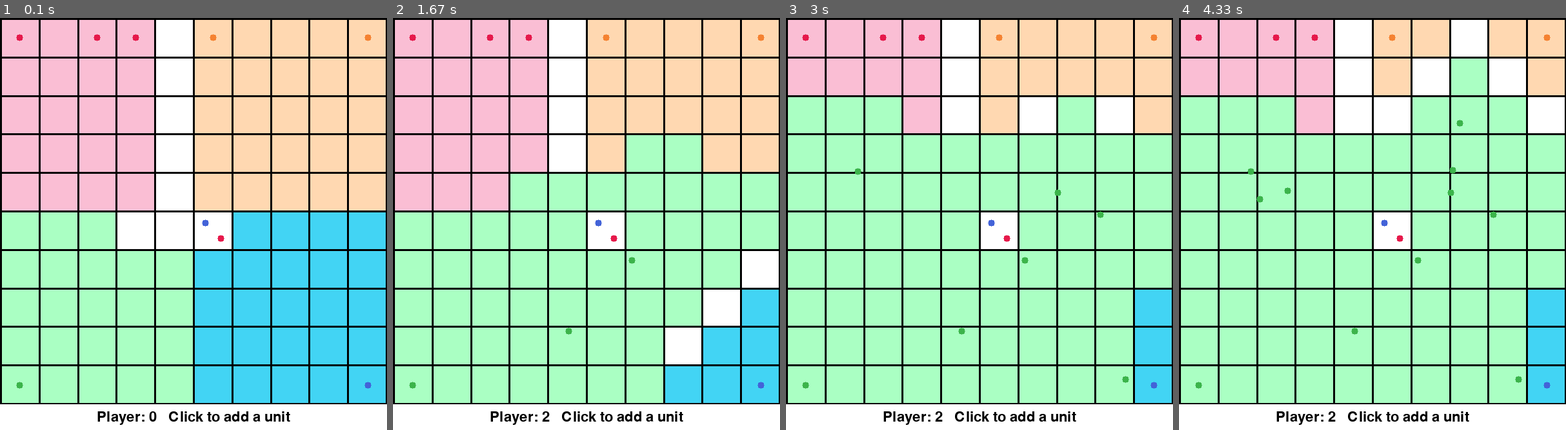
Above: before the commit, frames 1-4 (left to right).
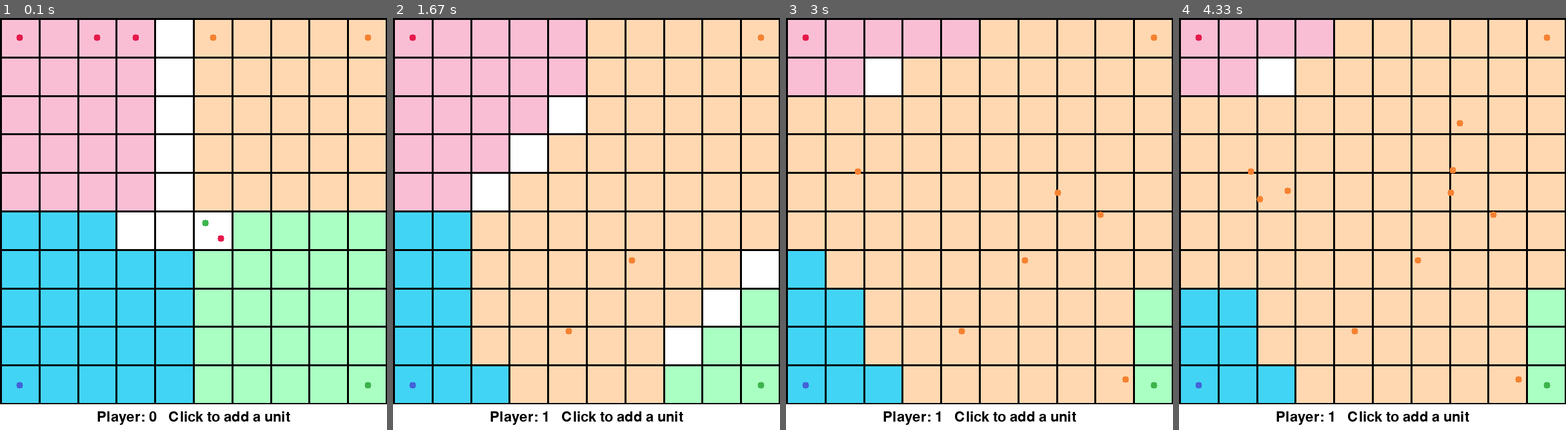
Above: after the commit, the same moments.

Repository: Shreeyak/COMS4444-Voronoi-Sim
Game: pygame game, started from main.py
Same seed, same stepped clock (60 frames per second), same inputs: the game is played once before the commit and once after it.
Inputs (mouse positions are in pixels of both pictures, inside the frame that each line leads up to):
- Up to frame 1 (0.1 s): no input
- Up to frame 2 (1.67 s): tap 2 at 0.33 s; hold R 0.67-1.13 s; click (632, 261) at 1.22 s; click (567, 331) at 1.55 s
- Up to frame 3 (3 s): click (1126, 380) at 1.88 s; click (1056, 191) at 2.22 s; click (1099, 215) at 2.55 s; click (855, 170) at 2.88 s
- Up to frame 4 (4.33 s): click (1457, 121) at 3.22 s; click (1260, 199) at 3.55 s; click (1287, 191) at 3.88 s; click (1453, 170) at 4.22 s

The runs differ from the first frame. In frame 1, 39% of the frame differs, in the area x 0-100%, y 47-94%; in frame 2, 51%; in frame 3, 69%; in frame 4, 74%, in the area x 0-100%, y 0-98%.

Commit message:
Added option to reset the game

Diff:
--- a/main.py
+++ b/main.py
@@ -55,6 +55,19 @@
         self.unit_map = np.zeros((self._MAP_W, self._MAP_W, 4), dtype=np.uint8)
         self.units = []  # List of all the units on the map
         self._occupancy_map = None  # Stores the latest computed occupancy map
+        self.reset()
+
+    def reset(self):
+        self.units = []
+        self.unit_map = np.zeros((self._MAP_W, self._MAP_W, 4), dtype=np.uint8)
+        self._occupancy_map = None  # Stores the latest computed occupancy map
+
+        # Game starts with 1 unit for each player in the corners
+        self.add_units([Unit(0, (0.5, 0.5)),
+                        Unit(1, (0.5, 9.5)),
+                        Unit(2, (9.5, 9.5)),
+                        Unit(3, (9.5, 0.5)),])
+        self.compute_occupancy_map()
 
     def _get_cell_origins(self) -> np.ndarray:
         """Calculates the origin for each cell
@@ -261,7 +274,11 @@
     timeout = 300000  # milliseconds
     clock = pygame.time.Clock()
     print(f"\nStarting pygame. Game will automatically close after {timeout}ms. ")
-    logging.info(f"Press Esc or close the window to quit the game.")
+    print(f"Keybindings:\n"
+          f"  Esc: Quit the game.\n"
+          f"  1-4: Select player 0-3\n"
+          f"  R: Reset game\n"
+          f"  Default Mode: Click to add units")
 
     # Create an img of the map
     occ_map = game_map.compute_occupancy_map()
@@ -307,15 +324,17 @@
                 if event.key == pygame.K_ESCAPE:
                     running = False
                 elif pygame.K_0 <= event.key <= pygame.K_9:
-                    pl_map = {pygame.K_0: 0, pygame.K_1: 1, pygame.K_2: 2, pygame.K_3: 3}
+                    pl_map = {pygame.K_1: 0, pygame.K_2: 1, pygame.K_3: 2, pygame.K_4: 3}
                     curr_player = pl_map[event.key]
-
-                logging.debug(f"Player set to: {curr_player}")
+                    logging.debug(f"Player set to: {curr_player}")
+                elif event.key == pygame.K_r:
+                    game_map.reset()
+                    occ_map = game_map._occupancy_map
+                    occ_img = game_map.get_colored_grid(occ_map)
+                    logging.debug(f"Reset the map")
 
         # For future flexibility, keep main screen separate from the map we'll draw
         screen.fill((255, 255, 255))
-
-        # Update the map?
 
         # Update the img surface
         pygame.pixelcopy.array_to_surface(occ_surf, np.swapaxes(occ_img, 0, 1))
@@ -341,13 +360,9 @@
     game_map = GameMap(map_width=10, scale_px=60, unit_px=5)
 
     # Viz grid
-    game_map.add_units([Unit(0, (0.5, 0.5)),
-                        Unit(1, (0.5, 9.5)),
-                        Unit(2, (9.5, 0.5)),
-                        Unit(3, (9.5, 9.5)),
-                        Unit(0, (5.7, 5.7)),
-                        Unit(3, (5.3, 5.3)),
-                        ])
+    # Add 2 units to the same cell
+    game_map.add_units([Unit(0, (5.7, 5.7)),
+                        Unit(2, (5.3, 5.3))])
     # Add units that will result in multiple cells at same dist
     game_map.add_units([Unit(0, (0.5, 3.5)),
                         Unit(1, (0.5, 5.5)),
